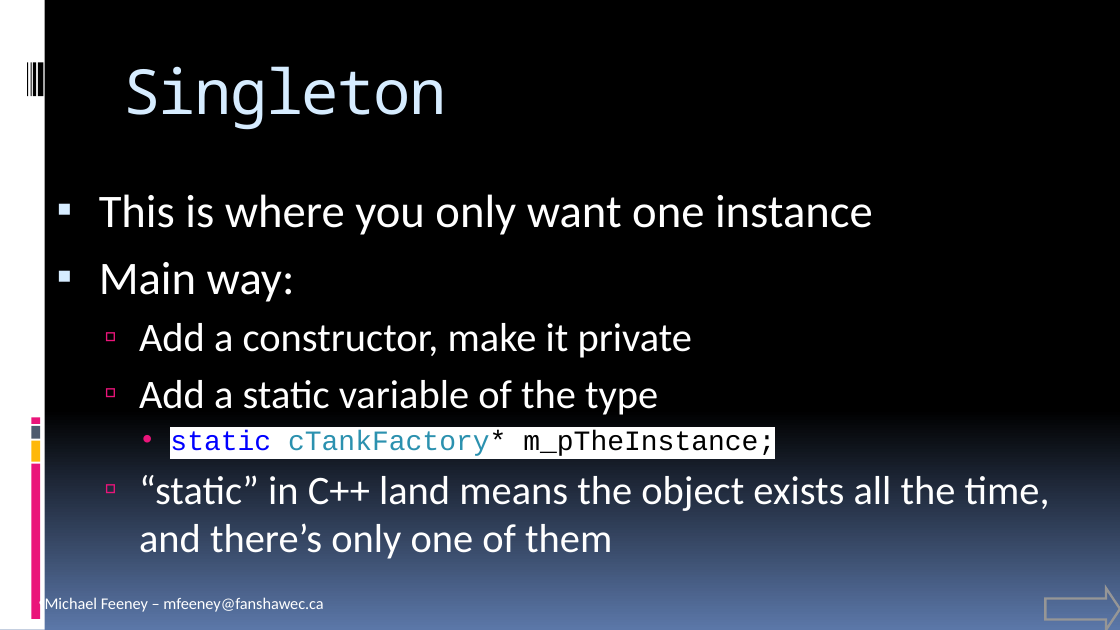
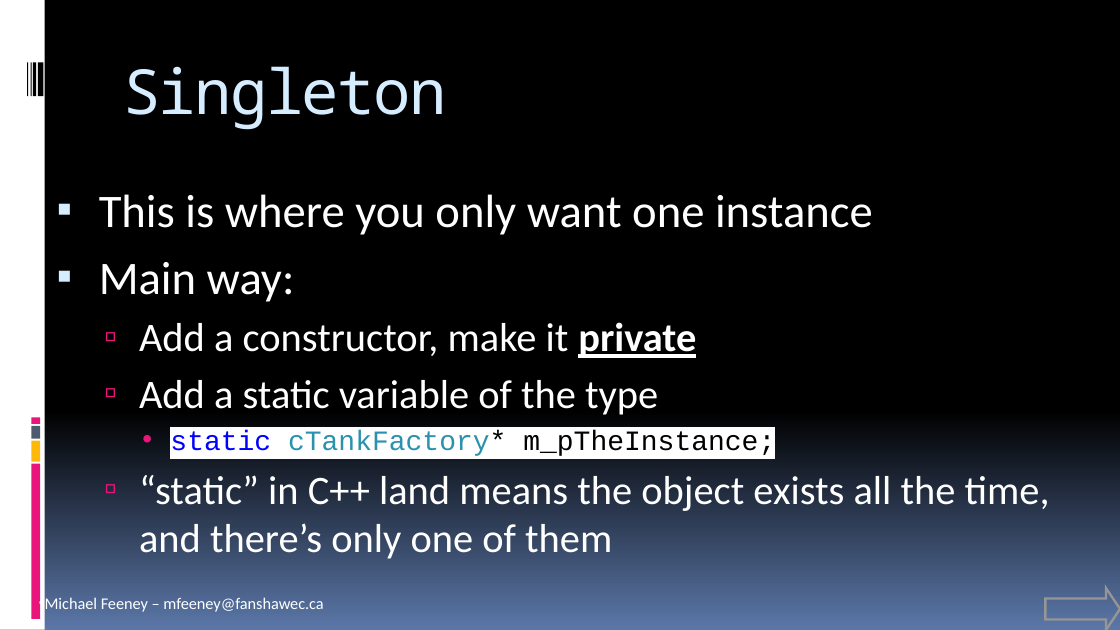
Before and after one commit to FeeneyCodes/GDP202425, a slide deck: slide 4 of 6044_FramPat/D2D/INFO_6044_Patterns (live document).pptx. Drawn at 1120x630 pixels with LibreOffice and Linux fonts; fonts in the diff are those of the drawing. Boxes give left, top, right and bottom in pixels: in the first picture for what was removed or moved away, otherwise in the second. Text is boxed around its words. In the diff, an @@ line names an element or a change of style, - is before the commit and + after.

```diff
--- a/6044_FramPat/D2D/INFO_6044_Patterns (live document).pptx
+++ b/6044_FramPat/D2D/INFO_6044_Patterns (live document).pptx
@@ text at (x1=139, y1=322, x2=696, y2=358): bold on, underline on in "private" @@
```
Also in this commit, not shown: 14 slides added, 32 other files.
